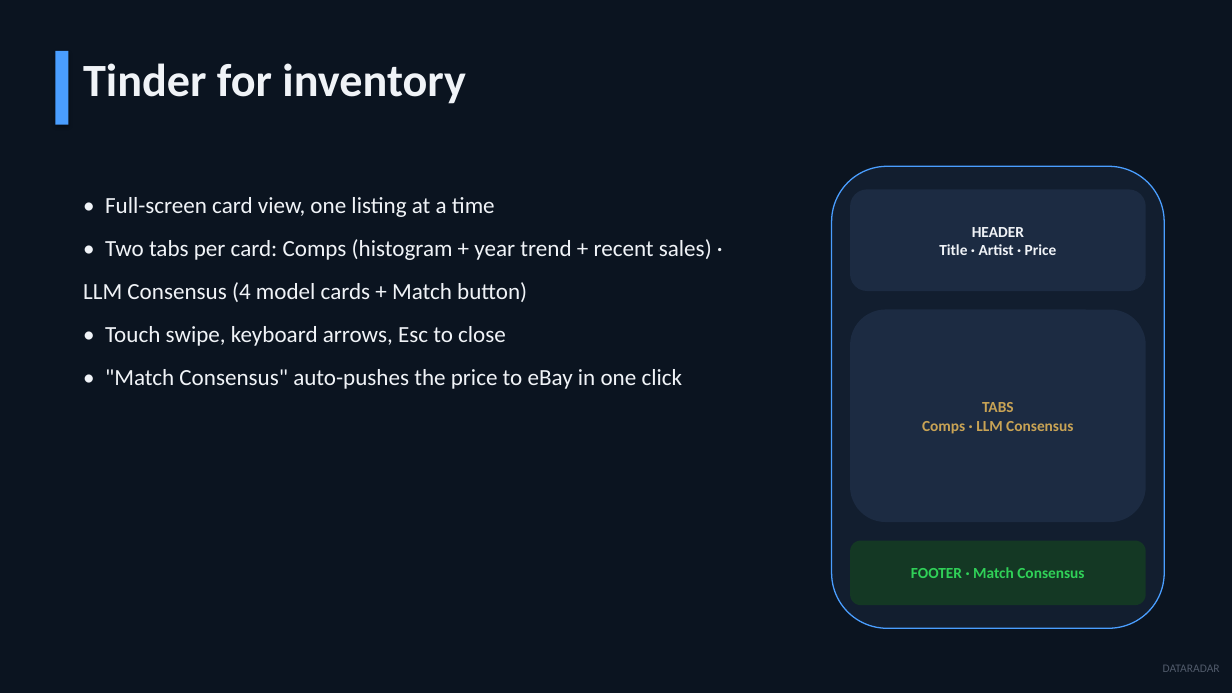
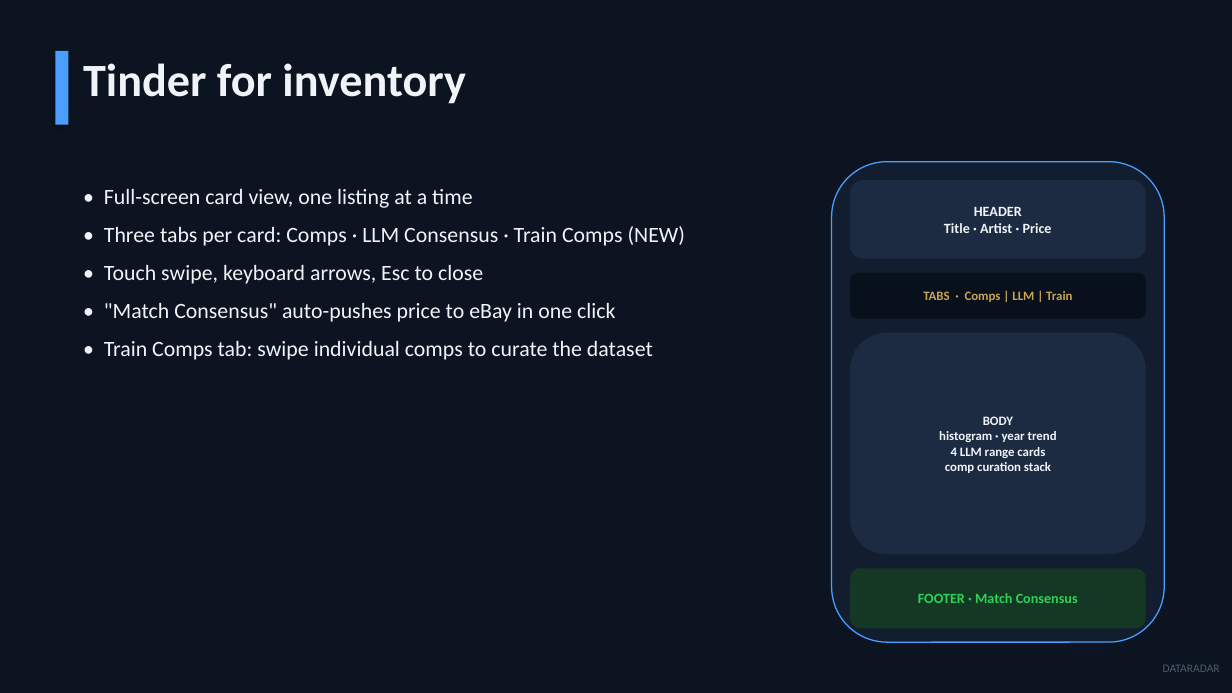
Before and after one commit to jjshay/dataradar-listings, a slide deck: slide 7 of DATARADAR_Strategic_Overview.pptx. Drawn at 1232x693 pixels with LibreOffice and Linux fonts; fonts in the diff are those of the drawing. Boxes give left, top, right and bottom in pixels: in the first picture for what was removed or moved away, otherwise in the second. Text is boxed around its words. In the diff, an @@ line names an element or a change of style, - is before the commit and + after.

```diff
--- a/DATARADAR_Strategic_Overview.pptx
+++ b/DATARADAR_Strategic_Overview.pptx
@@ rounded rectangle: place and size @@
-rounded rectangle at [832, 166, 1165, 628]
+rounded rectangle at [832, 162, 1165, 642]
@@ text at [104, 189, 483, 284]: size 18 to 17 pt in "• Full-screen card view, one listing at ...", "• Touch swipe, keyboard arrows, Esc to ..."; line spacing 1.55 to 1.45 @@
@@ text "HEADER": place and size @@
-text "HEADER" at [939, 227, 1057, 255]
+text "HEADER" at [944, 207, 1052, 233]
@@ text "HEADER" at [944, 207, 1052, 233]: size 12 to 11 pt @@
@@ rounded rectangle: place and size @@
-rounded rectangle at [850, 189, 1146, 291]
+rounded rectangle at [850, 180, 1146, 259]
@@ text at [104, 226, 685, 246]: text changed; size 18 to 17 pt @@
-• Two tabs per card: Comps (histogram + year trend + recent sales) · LLM Consensus (4 model cards + Match button)
+• Three tabs per card: Comps · LLM Consensus · Train Comps (NEW)
@@ rounded rectangle added at [850, 273, 1146, 319], fill #08101C @@
@@ text at [923, 291, 1072, 302]: text changed; size 12 to 10 pt @@
-TABS
-Comps · LLM Consensus
+TABS · Comps | LLM | Train
@@ text at [104, 303, 653, 360]: text changed; size 18 to 17 pt @@
-• "Match Consensus" auto-pushes the price to eBay in one click
+• "Match Consensus" auto-pushes price to eBay in one click
+• Train Comps tab: swipe individual comps to curate the dataset
@@ rounded rectangle: place and size @@
-rounded rectangle at [850, 310, 1146, 522]
+rounded rectangle at [850, 333, 1146, 555]
@@ text added at [939, 416, 1057, 473], 10 pt, text #F0F3F7, bold @@
+BODY
+histogram · year trend
+4 LLM range cards
+comp curation stack
@@ text "FOOTER · Match Consensus" at [918, 593, 1078, 603]: size 12 to 11 pt @@
@@ text "FOOTER · Match Consensus": place and size @@
-text "FOOTER · Match Consensus" at [911, 567, 1084, 578]
+text "FOOTER · Match Consensus" at [918, 593, 1078, 603]
@@ rounded rectangle: place and size @@
-rounded rectangle at [850, 541, 1146, 605]
+rounded rectangle at [850, 568, 1146, 628]
```
Also in this commit, not shown: 8 other slides changed, 5 slides added, 3 slides removed, 3 other files.
